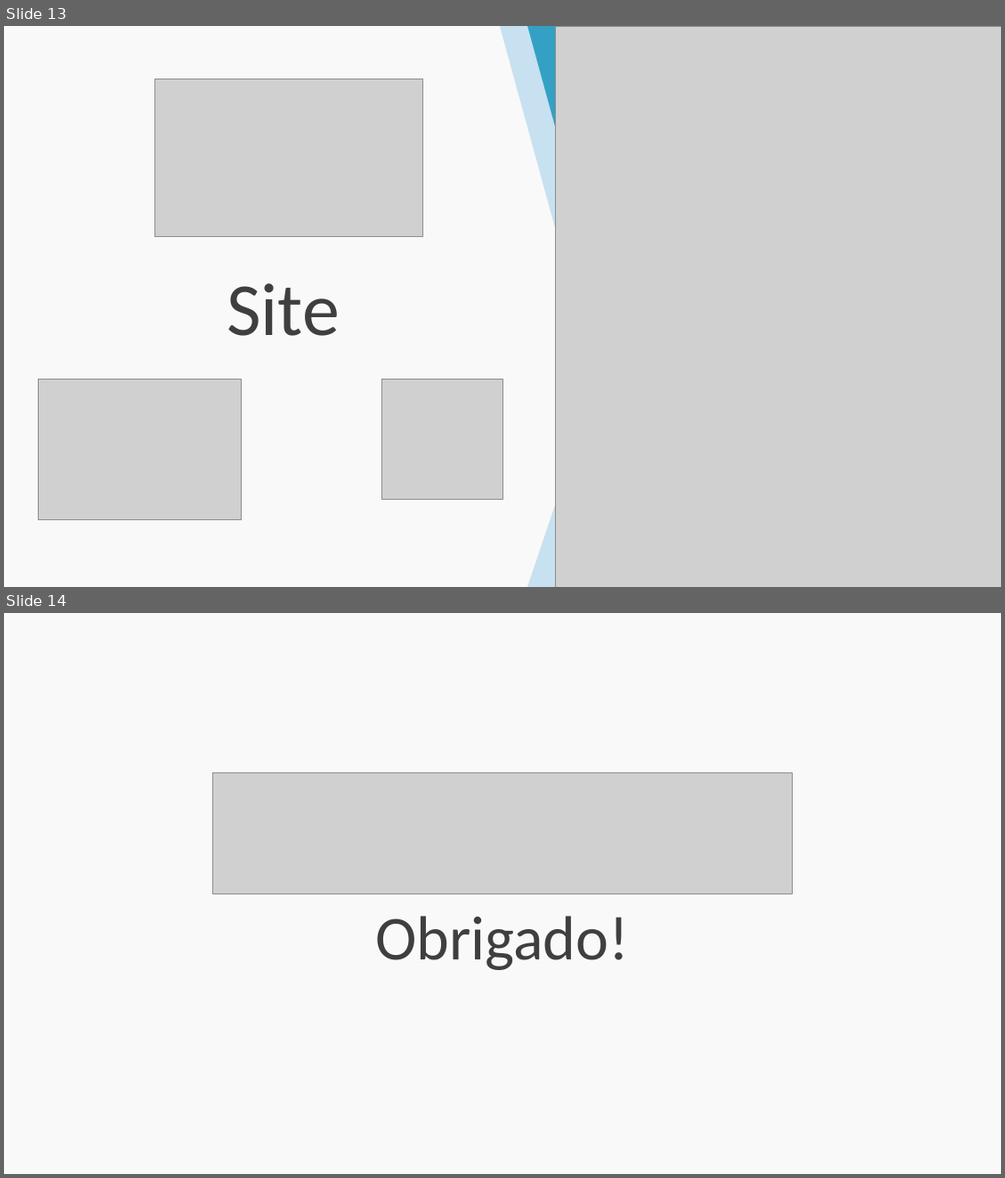
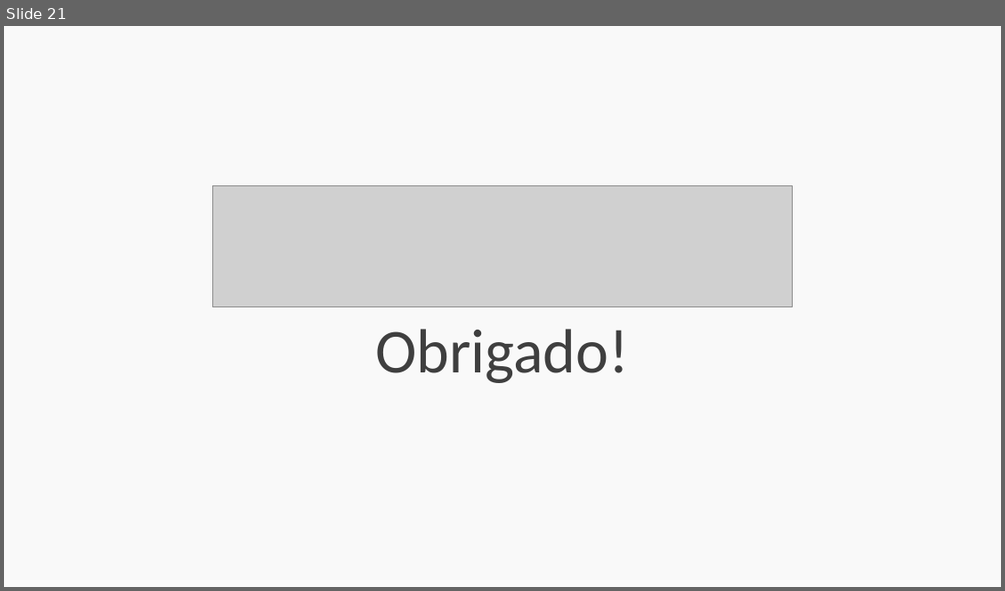
Before and after one commit to esteves-esta/TechHumi, a slide deck: documentacao/PowerPoint.pptx. Shown one above the other, each under a label of ours: slides 13 and 14 before the commit, slide 21 after it. The pictures are 1005x1178 and 1005x591 pixels, drawn with LibreOffice and Linux fonts; fonts in the diff are those of the drawing; grey boxes stand for pictures. Boxes give left, top, right and bottom in pixels: in the first picture for what was removed or moved away, otherwise in the second. Text is boxed around its words. In the diff, an @@ line names an element or a change of style, - is before the commit and + after.

```diff
--- a/documentacao/PowerPoint.pptx
+++ b/documentacao/PowerPoint.pptx
@@ slide 13 removed at (4,26,1001,587), background #F9F9F9 @@
@@ freeform shape removed at (500,26,624,587) @@
@@ freeform shape removed at (516,26,652,587) @@
@@ freeform shape removed at (539,26,1001,587) @@
@@ picture removed at (556,26,1001,587) @@
@@ picture removed at (154,79,423,236) @@
@@ text removed at (226,283,340,336) @@
-Site
@@ picture removed at (39,379,241,520) @@
@@ picture removed at (381,379,502,499) @@
@@ what was slide 14 is now slide 21 @@
```
Also in this commit, not shown: 5 slides changed, 8 slides added, 3 other files.
